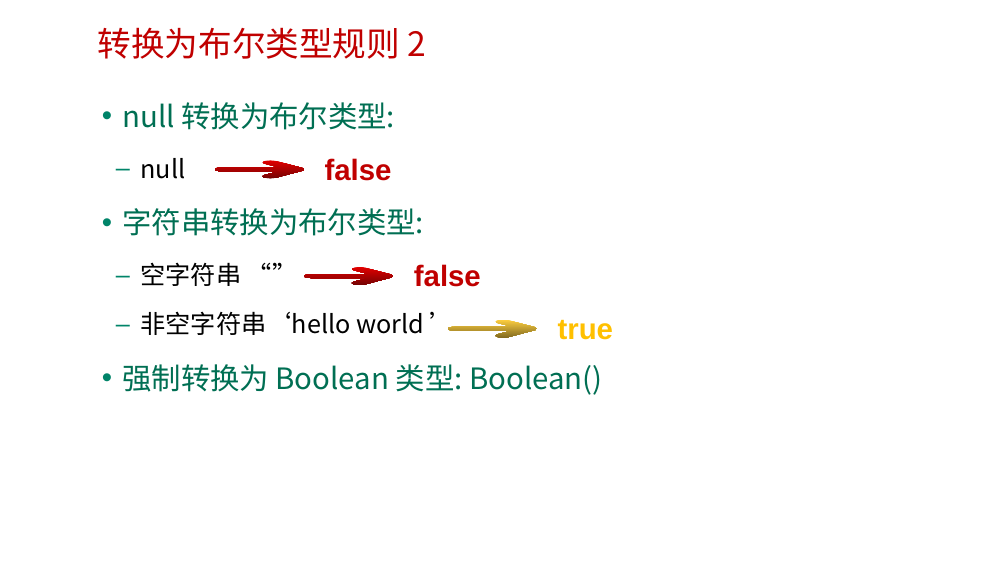
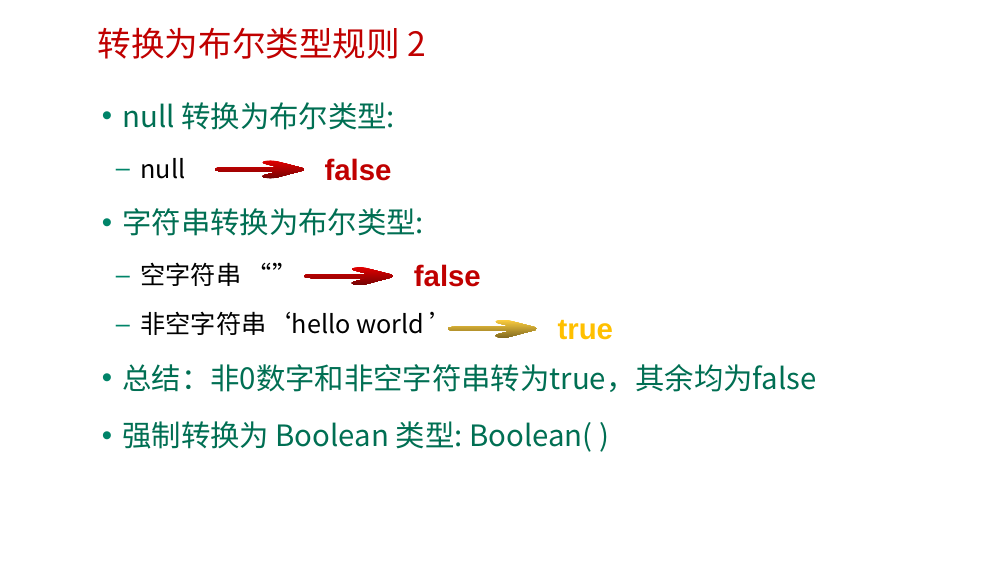
Before and after one commit to edu2act/course-web2, a slide deck: slide 26 of materials/slides/第二章 JavaScript基础语法.pptx. Drawn at 1008x567 pixels with LibreOffice and Linux fonts; fonts in the diff are those of the drawing; background and template pictures are left out. Boxes give left, top, right and bottom in pixels: in the first picture for what was removed or moved away, otherwise in the second. Text is boxed around its words. In the diff, an @@ line names an element or a change of style, - is before the commit and + after.

```diff
--- a/materials/slides/第二章 JavaScript基础语法.pptx
+++ b/materials/slides/第二章 JavaScript基础语法.pptx
@@ text at (122, 364, 816, 452): text changed @@
-• 强制转换为 Boolean 类型: Boolean()
+• 总结：非0数字和非空字符串转为true，其余均为false
+• 强制转换为 Boolean 类型: Boolean( )
```
Also in this commit, not shown: 3 other slides changed, 1 other file.
